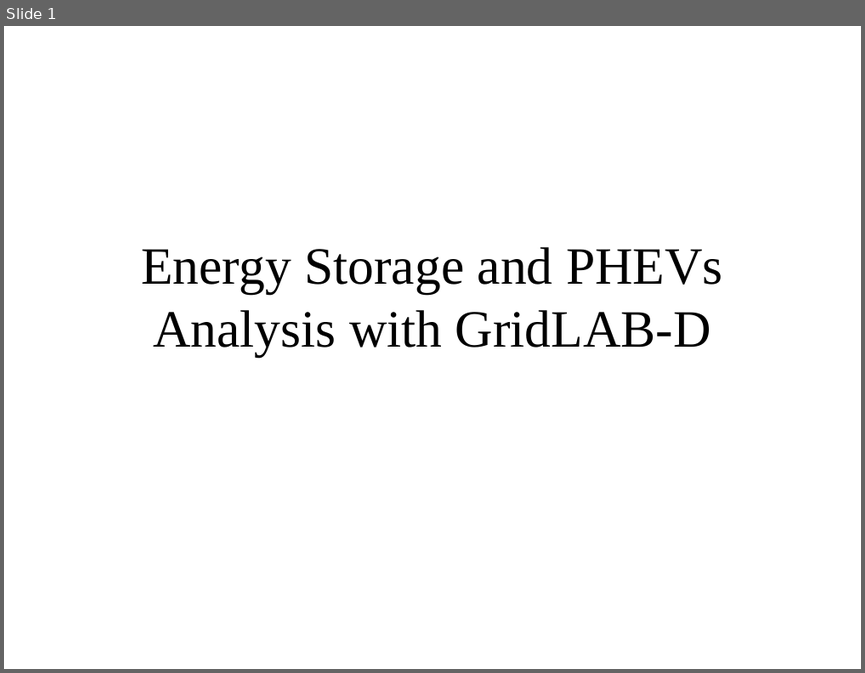
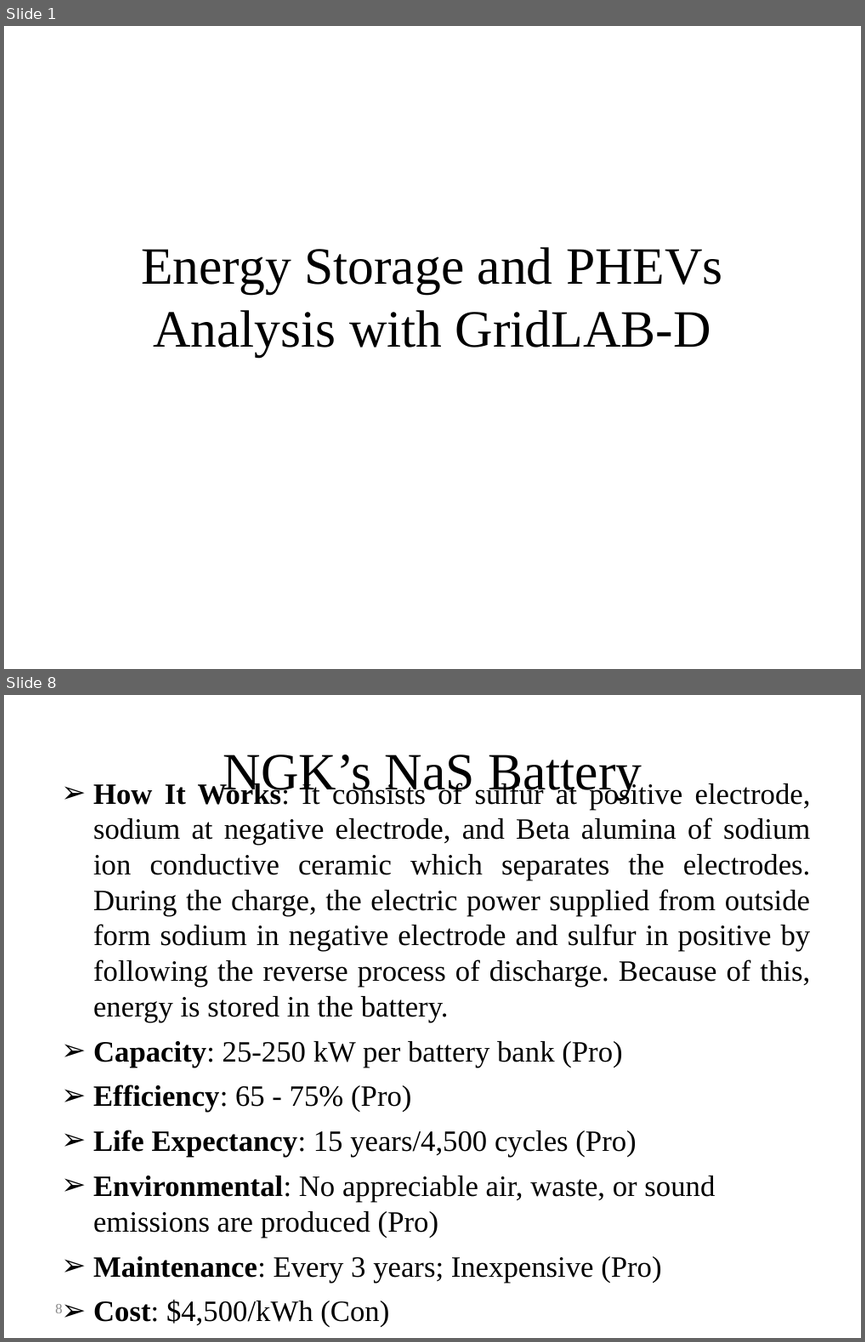
Before and after one commit to gridlab-d/course, a slide deck: Distribution_Analysis_Course/4.0 - Energy_Storage_and_PHEVs.ppt. Shown one above the other, each under a label of ours: slide 1 before the commit, slides 1 and 8 after it; the slides between them are not shown. The pictures are 865x673 and 865x1342 pixels, drawn with LibreOffice and Linux fonts; fonts in the diff are those of the drawing. Boxes give left, top, right and bottom in pixels: in the first picture for what was removed or moved away, otherwise in the second. Text is boxed around its words. In the diff, an @@ line names an element or a change of style, - is before the commit and + after.

```diff
--- a/Distribution_Analysis_Course/4.0 - Energy_Storage_and_PHEVs.ppt
+++ b/Distribution_Analysis_Course/4.0 - Energy_Storage_and_PHEVs.ppt
@@ slide 8 added at (x1=4, y1=695, x2=861, y2=1338), background #FFFFFF @@
@@ title added at (x1=223, y1=755, x2=642, y2=799), 44 pt, text #000000 @@
+NGK’s NaS Battery
@@ text added at (x1=93, y1=780, x2=811, y2=1327), 24.8 pt, text #000000 @@
+➢ How It Works: It consists of sulfur at positive electrode, sodium at negative electrode, and Beta alumina of sodium ion conductive ceramic which separates the electrodes. During the charge, the electric power supplied from outside form sodium in negative electrode and sulfur in positive by following the reverse process of discharge. Because of this, energy is stored in the battery.
+➢ Capacity: 25-250 kW per battery bank (Pro)
+➢ Efficiency: 65 - 75% (Pro)
+➢ Life Expectancy: 15 years/4,500 cycles (Pro)
+➢ Environmental: No appreciable air, waste, or sound emissions are produced (Pro)
+➢ Maintenance: Every 3 years; Inexpensive (Pro)
+➢ Cost: $4,500/kWh (Con)
+➢ Energy Density: 190 Wh/kg (Pro)
@@ page number added at (x1=55, y1=1304, x2=62, y2=1313), 12 pt, text #898989 @@
+8
```
Also in this commit, not shown: 1 slide changed, 20 other slides added.
